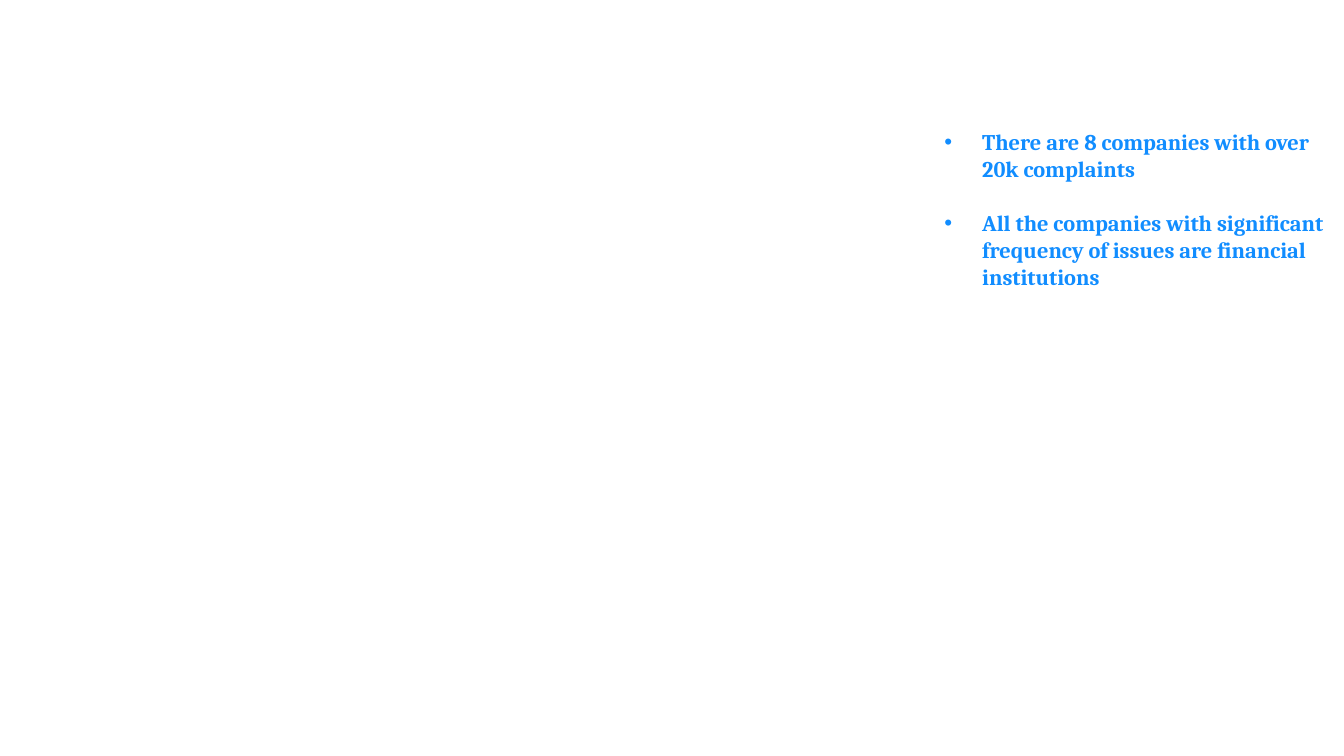
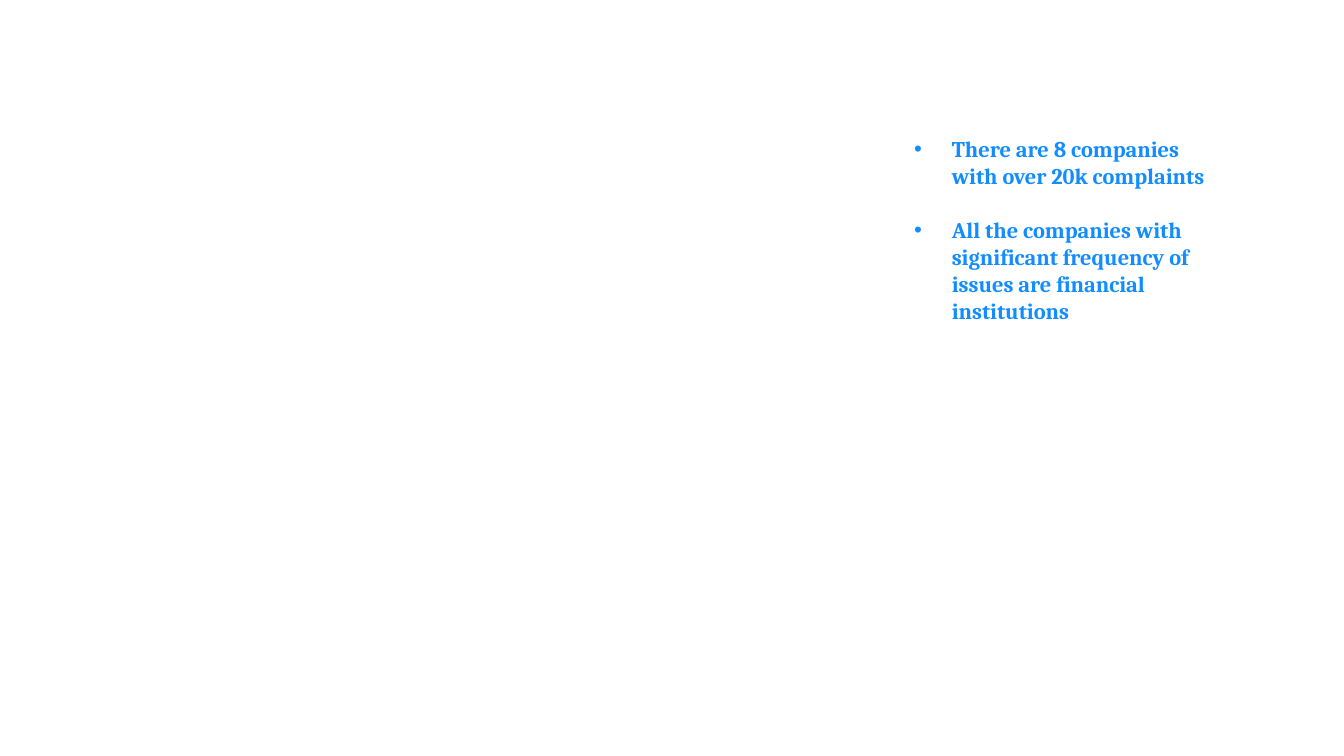
Before and after one commit to Tobi-Ade/Machine-Learning-Deployment, a slide deck: slide 3 of Consumer Complaints.pptx. Drawn at 1344x756 pixels with LibreOffice and Linux fonts; fonts in the diff are those of the drawing; background and template pictures are left out. Boxes give left, top, right and bottom in pixels: in the first picture for what was removed or moved away, otherwise in the second. Text is boxed around its words. In the diff, an @@ line names an element or a change of style, - is before the commit and + after.

```diff
--- a/Consumer Complaints.pptx
+++ b/Consumer Complaints.pptx
@@ text "There are 8 companies with ..." rewrapped from <box>982,134,1323,285</box> to <box>952,141,1205,319</box> @@
```
Also in this commit, not shown: 8 other slides changed, 3 slides removed, 1 other file.
